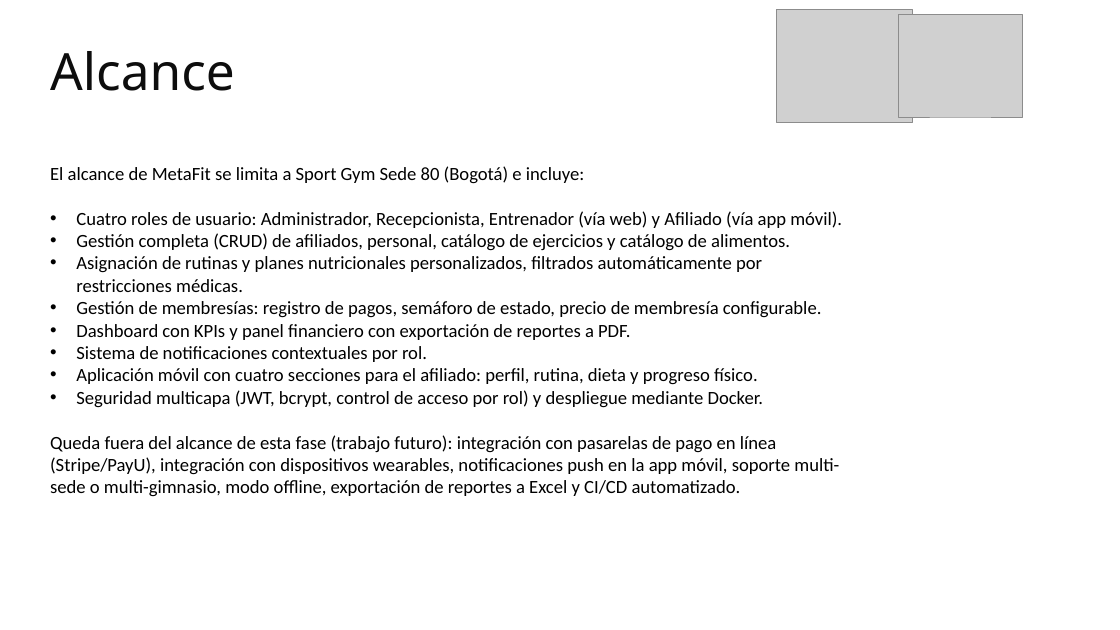
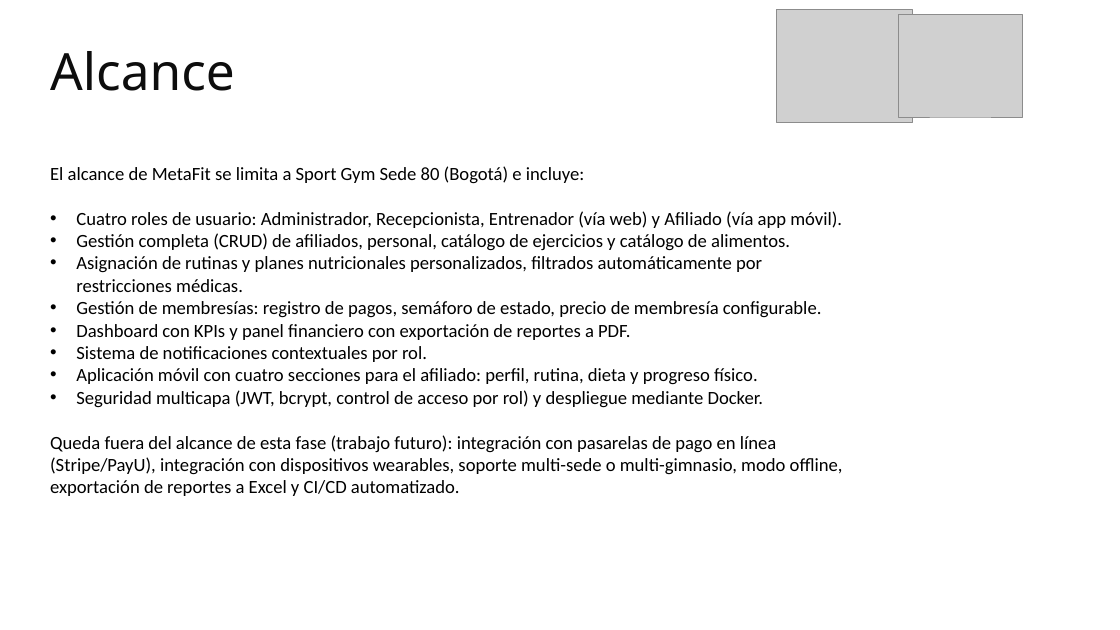
Before and after one commit to juanscarvajal04-droid/Equipo_Metafit, a slide deck: slide 9 of documentacion/Presentación Metafit.pptx. Drawn at 1120x630 pixels with LibreOffice and Linux fonts; fonts in the diff are those of the drawing; grey boxes stand for pictures; background and template pictures are left out. Boxes give left, top, right and bottom in pixels: in the first picture for what was removed or moved away, otherwise in the second. Text is boxed around its words. In the diff, an @@ line names an element or a change of style, - is before the commit and + after.

```diff
--- a/documentacion/Presentación Metafit.pptx
+++ b/documentacion/Presentación Metafit.pptx
@@ text at (50,435,843,496): text changed @@
-Queda fuera del alcance de esta fase (trabajo futuro): integración con pasarelas de pago en línea (Stripe/PayU), integración con dispositivos wearables, notificaciones push en la app móvil, soporte multi-sede o multi-gimnasio, modo offline, exportación de reportes a Excel y CI/CD automatizado.
+Queda fuera del alcance de esta fase (trabajo futuro): integración con pasarelas de pago en línea (Stripe/PayU), integración con dispositivos wearables, soporte multi-sede o multi-gimnasio, modo offline, exportación de reportes a Excel y CI/CD automatizado.
```
Also in this commit, not shown: 2 other slides changed.
